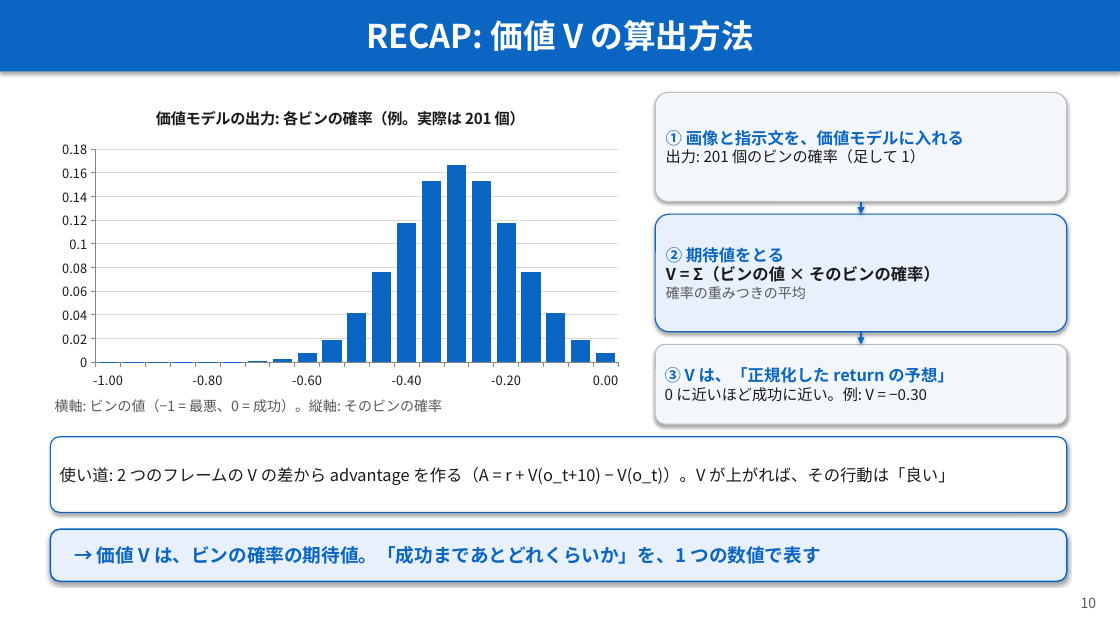
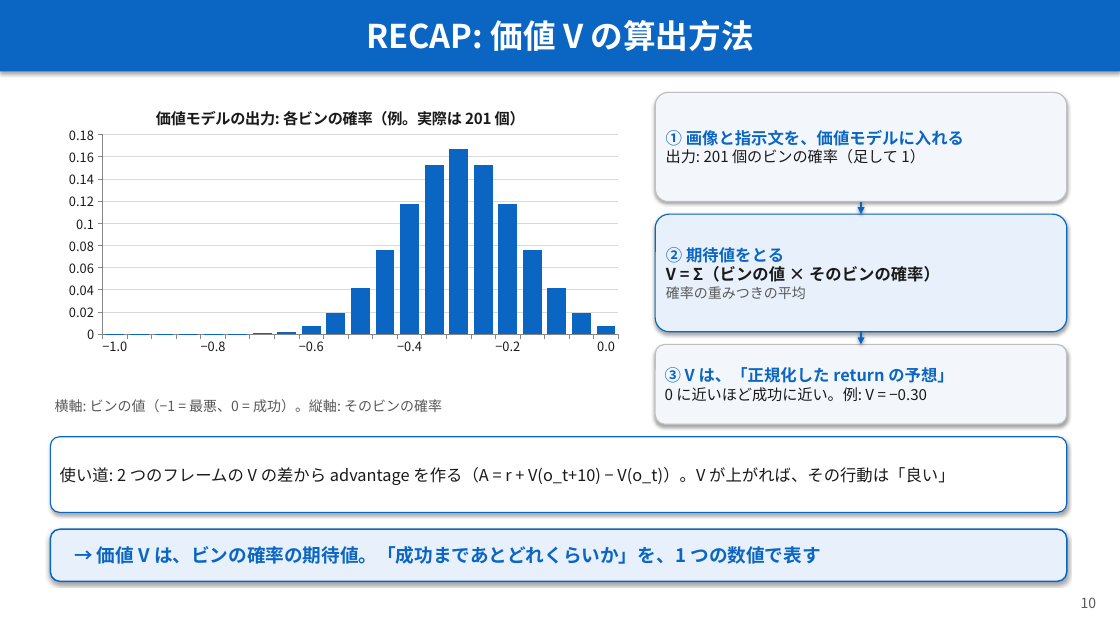
Before and after one commit to Junhand/libero_RL, a slide deck: slide 10 of docs/RECAP_STEAM_RLToken.pptx. Drawn at 1120x630 pixels with LibreOffice and Linux fonts; fonts in the diff are those of the drawing. Boxes give left, top, right and bottom in pixels: in the first picture for what was removed or moved away, otherwise in the second. Text is boxed around its words. In the diff, an @@ line names an element or a change of style, - is before the commit and + after.

```diff
--- a/docs/RECAP_STEAM_RLToken.pptx
+++ b/docs/RECAP_STEAM_RLToken.pptx
@@ column chart at box(50, 92, 630, 395) @@
-categories: -1.00, , , , -0.80, , , , -0.60, , , , -0.40, , , , -0.20, , , , 0.00
+categories: 1, 2, 3, 4, 5, 6, 7, 8, 9, 10, 11, 12, 13, 14, 15, 16, 17, 18, 19, 20, 21
@@ category axis changed @@
@@ plot area changed @@
@@ text added at box(102, 337, 127, 351), 11 pt, text #1A1A1A @@
+−1.0
@@ text added at box(201, 337, 226, 351), 11 pt, text #1A1A1A @@
+−0.8
@@ text added at box(299, 337, 324, 351), 11 pt, text #1A1A1A @@
+−0.6
@@ text added at box(397, 337, 422, 351), 11 pt, text #1A1A1A @@
+−0.4
@@ text added at box(495, 337, 520, 351), 11 pt, text #1A1A1A @@
+−0.2
@@ text added at box(597, 341, 615, 351), 11 pt, text #1A1A1A @@
+0.0
```
Also in this commit, not shown: 1 other file.
